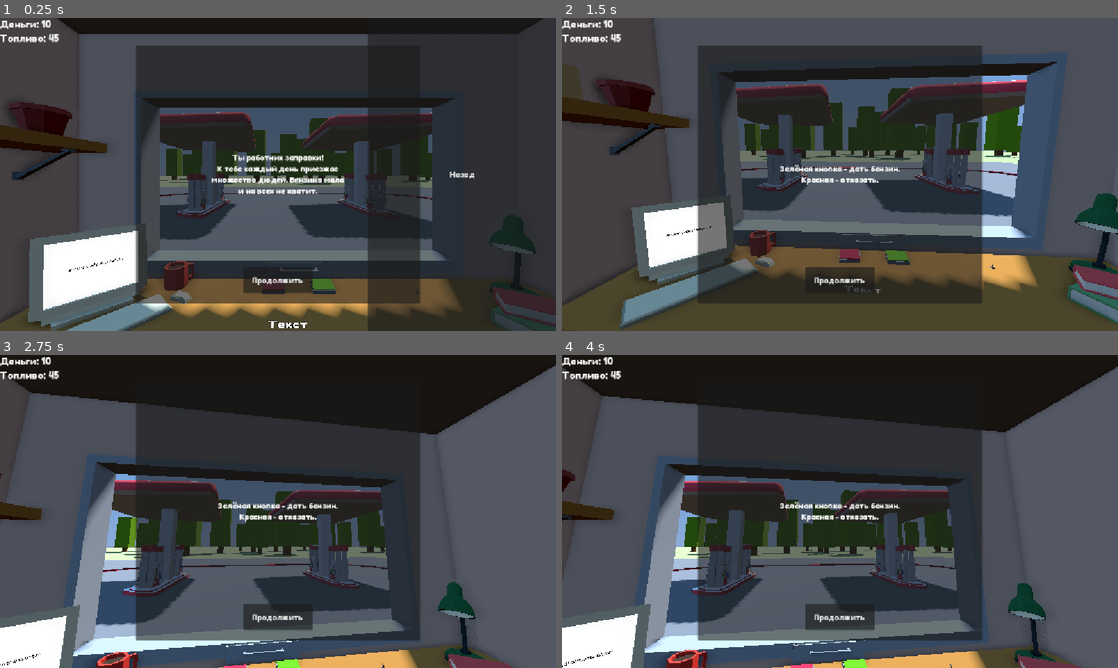
Above: before the commit, frames 1-4 (two rows, left to right).
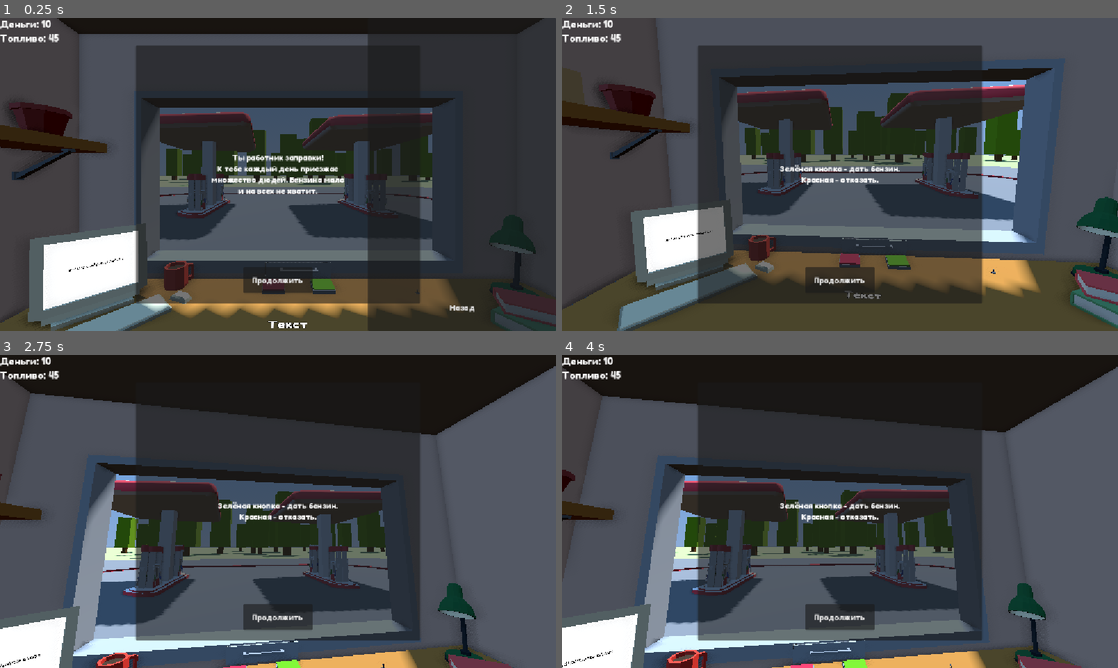
Above: after the commit, the same moments.

Repository: RolicsVin/AZS
Game: Godot game, scene res://scenes/game.tscn
The game is run twice, just before and just after one commit, with the same random seed, the same clock (stepped at 60 frames per second) and the same inputs. This scene is started directly instead of the project's main scene.
Inputs (mouse positions are in pixels of both pictures, inside the frame that each line leads up to):
- Up to frame 1 (0.25 s): no input
- Up to frame 2 (1.5 s): click "Назад" at 0.5 s; click "Продолжить" at 1.25 s
- Up to frame 3 (2.75 s): tap Enter (ui_accept) at 2, 2.27 s; move the mouse to (400, 495) at 2.02 s; hold Right (ui_right) from 2.03 s (still down); click (400, 495) at 2.1 s
- Up to frame 4 (4 s): move the mouse to (728, 527) at 2.77 s; release Right (ui_right) at 2.78 s; hold Down (ui_down) 2.78-3.53 s; click (728, 527) at 2.85 s; tap Enter (ui_accept) at 3.02 s; move the mouse to (895, 442) at 3.52 s; hold Right (ui_right) from 3.53 s (still down); click (895, 442) at 3.6 s

The runs differ from the first frame. In frame 1, 0.1% of the frame differs, in the area x 80-86%, y 49-94%; in frame 2, 15%, in the area x 0-100%, y 0-100%; in frame 3, 1.9%; in frame 4, less than 0.1%.

Commit message:
Keep social panel back button fixed at bottom

Diff:
--- a/scenes/game.tscn
+++ b/scenes/game.tscn
@@ -812,7 +812,7 @@
 web = NodePath("UI/Control/Panel")
 event_panel = NodePath("UI/Panel")
 dialog = NodePath("UI/Dialog")
-back_button = NodePath("UI/Control/Panel/ScrollContainer/VBoxContainer/Button")
+back_button = NodePath("UI/Control/Panel/BackButton")
 anim = NodePath("AnimationPlayer")
 transition_overlay = NodePath("TransitionLayer/TransitionOverlay")
 
@@ -1658,6 +1658,7 @@
 anchors_preset = 15
 anchor_right = 1.0
 anchor_bottom = 1.0
+offset_bottom = -90.0
 grow_horizontal = 2
 grow_vertical = 2
 
@@ -1666,9 +1667,19 @@
 size_flags_horizontal = 3
 size_flags_vertical = 3
 
-[node name="Button" type="Button" parent="UI/Control/Panel/ScrollContainer/VBoxContainer" unique_id=1068076007]
-layout_mode = 2
-size_flags_vertical = 3
+[node name="BackButton" type="Button" parent="UI/Control/Panel" unique_id=1068076007]
+layout_mode = 1
+anchors_preset = 7
+anchor_left = 0.5
+anchor_top = 1.0
+anchor_right = 0.5
+anchor_bottom = 1.0
+offset_left = -72.0
+offset_top = -75.0
+offset_right = 72.0
+offset_bottom = -21.0
+grow_horizontal = 2
+grow_vertical = 0
 theme_override_fonts/font = ExtResource("47_8qswn")
 theme_override_styles/normal = SubResource("StyleBoxFlat_l30wr")
 theme_override_styles/normal_mirrored = SubResource("StyleBoxFlat_ttpub")
@@ -1951,7 +1962,7 @@
 [connection signal="pressed" from="Buttons/Deny" to="." method="deny"]
 [connection signal="pressed" from="Buttons/SocialNetworks" to="." method="open_web"]
 [connection signal="pressed" from="Dialog" to="." method="start_dialog"]
-[connection signal="pressed" from="UI/Control/Panel/ScrollContainer/VBoxContainer/Button" to="." method="player_continue"]
+[connection signal="pressed" from="UI/Control/Panel/BackButton" to="." method="player_continue"]
 [connection signal="pressed" from="UI/Panel/Button" to="." method="player_continue"]
 [connection signal="pressed" from="Pause/Control/PanelContainer/Control/VBoxContainer/resume" to="Pause" method="_on_resume_pressed"]
 [connection signal="pressed" from="Pause/Control/PanelContainer/Control/VBoxContainer/quit" to="Pause" method="_on_quit_pressed"]
